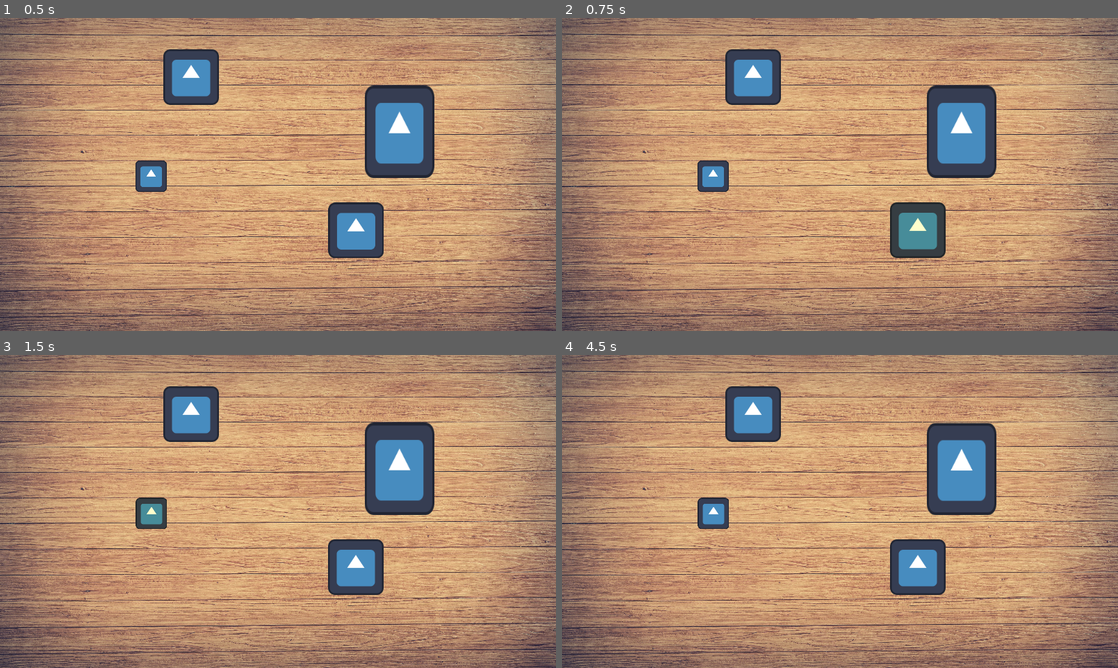
Above: before the commit, frames 1-4 (two rows, left to right).
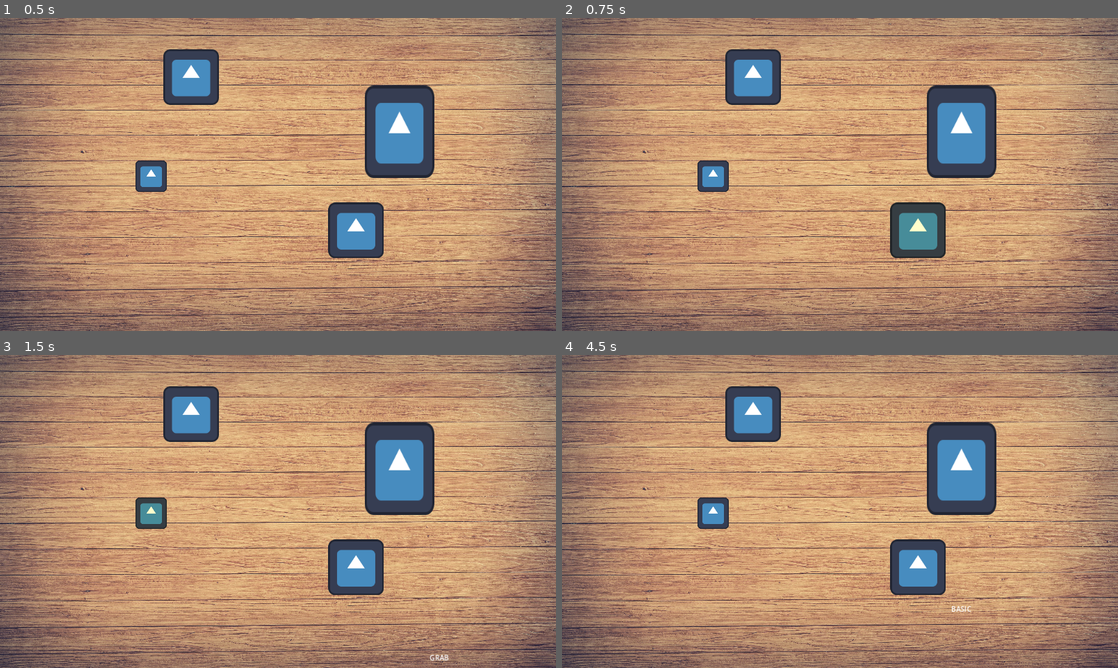
Above: after the commit, the same moments.

Repository: ryanabx/tabletop-engine
Game: Godot game, scene res://src/scenes/screens/tabletop.tscn
Same seed, same stepped clock (60 frames per second), same inputs: the game is played once before the commit and once after it. The project has no main scene, so this scene is started directly. The engine's default icon, where the game draws it, is replaced by a stand-in: a white triangle on a blue panel in a dark square.
Inputs (mouse positions are in pixels of both pictures, inside the frame that each line leads up to):
- Up to frame 1 (0.5 s): no input
- Up to frame 2 (0.75 s): tap Enter at 0.5 s; move the mouse to (917, 230) at 0.52 s; click (917, 230) at 0.67 s
- Up to frame 3 (1.5 s): tap Space at 1.25 s; move the mouse to (150, 514) at 1.27 s; click (150, 514) at 1.42 s
- Up to frame 4 (4.5 s): tap Enter at 2, 3.5 s; move the mouse to (751, 414) at 2.02 s; click (751, 414) at 2.17 s; tap Space at 2.75, 4.25 s; move the mouse to (962, 467) at 2.77 s; click (962, 467) at 2.92 s; move the mouse to (1006, 558) at 3.52 s; click (1006, 558) at 3.67 s; move the mouse to (673, 464) at 4.27 s; click (673, 464) at 4.42 s

Frame 1 is identical in both runs. In frame 2, less than 0.1% of the frame differs, in the area x 59-69%, y 58-77%; in frame 3, 0.2%; in frame 4, 0.3%, in the area x 24-79%, y 21-82%.

Commit message:
start testing mouse state

Diff:
--- a/src/scenes/screens/tabletop.tscn
+++ b/src/scenes/screens/tabletop.tscn
@@ -1,9 +1,11 @@
-[gd_scene load_steps=3 format=3 uid="uid://bd0t8uq0xv6wr"]
+[gd_scene load_steps=4 format=3 uid="uid://bd0t8uq0xv6wr"]
 
 [ext_resource type="Texture2D" uid="uid://cbpxdhvy0dyht" path="res://src/assets/wood-background.jpg" id="1_488j0"]
+[ext_resource type="Script" path="res://src/scripts/screens/tabletop.gd" id="1_cv5do"]
 [ext_resource type="PackedScene" uid="uid://djm14ahg7tlq6" path="res://src/scenes/game_objects/game_object.tscn" id="1_sr361"]
 
 [node name="Tabletop" type="Node"]
+script = ExtResource("1_cv5do")
 
 [node name="GameBoard" type="Node2D" parent="."]
 
@@ -32,3 +34,7 @@
 scale = Vector2(0.300752, 0.254237)
 texture = ExtResource("1_488j0")
 metadata/_edit_lock_ = true
+
+[node name="MouseStateLabel" type="Label" parent="."]
+offset_right = 40.0
+offset_bottom = 23.0
--- a/src/scripts/game_objects/game_object.gd
+++ b/src/scripts/game_objects/game_object.gd
@@ -24,15 +24,16 @@
 		if event.button_index == MOUSE_BUTTON_LEFT:
 			grabbable = event.pressed
 			if grabbable:
-				mouse_offset_vect = global_position - event.global_position
+				mouse_offset_vect = global_position - get_global_mouse_position()
 				_move_self_to_top()
-		elif event.button_index == MOUSE_BUTTON_RIGHT and event.pressed:
-			_reset_selection_lock()
+				GameManager.set_mouse_state(GameManager.MOUSE_STATE.GRAB)
+			else:
+				GameManager.set_mouse_state(GameManager.MOUSE_STATE.BASIC)
 
 func _process(delta: float) -> void:
 	z_index = -get_index()
 	if grabbable and Input.is_mouse_button_pressed(MOUSE_BUTTON_LEFT):
-		global_position = get_global_mouse_position()
+		global_position = get_global_mouse_position() + mouse_offset_vect
 
 	modulate.b = 0.8 if _has_selection_lock() else 1.0
 
--- /dev/null
+++ b/src/scripts/screens/tabletop.gd
@@ -0,0 +1,12 @@
+extends Node
+
+@onready var state_label = $MouseStateLabel
+
+
+func _process(delta: float) -> void:
+	match GameManager.get_mouse_state():
+		GameManager.MOUSE_STATE.BASIC:
+			state_label.text = "BASIC"
+		GameManager.MOUSE_STATE.GRAB:
+			state_label.text = "GRAB"
+	state_label.global_position = get_viewport().get_mouse_position() + get_viewport().get_final_transform().get_origin() + Vector2(0.0, -40.0)
--- a/src/scripts/singletons/game_manager.gd
+++ b/src/scripts/singletons/game_manager.gd
@@ -2,4 +2,16 @@
 
 var item_selected: Array = []
 
-var grabbed_item: GameObject = null
+var _current_mouse_state: MOUSE_STATE = MOUSE_STATE.BASIC
+
+
+enum MOUSE_STATE {
+	BASIC,
+	GRAB
+}
+
+func set_mouse_state(state: MOUSE_STATE) -> void:
+	_current_mouse_state = state
+
+func get_mouse_state() -> MOUSE_STATE:
+	return _current_mouse_state
